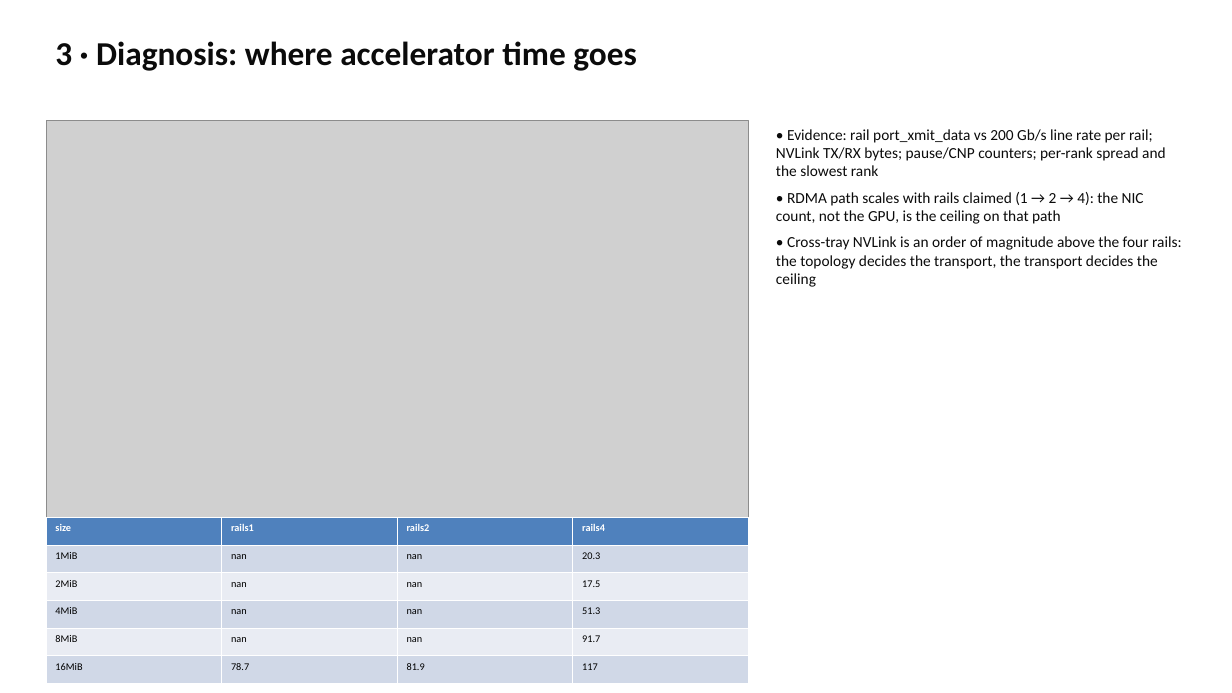
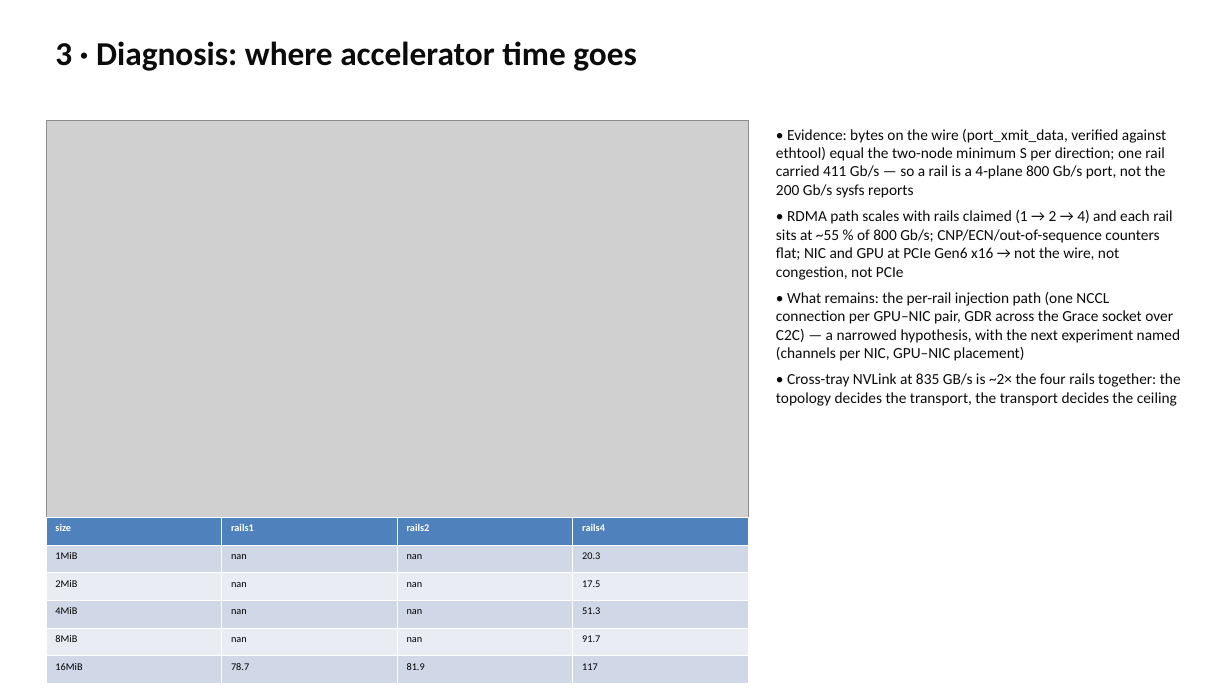
Before and after one commit to drkennetz/nccl_to_training_walkthrough, a slide deck: slide 6 of slides/compass.pptx. Drawn at 1232x693 pixels with LibreOffice and Linux fonts; fonts in the diff are those of the drawing; grey boxes stand for pictures. Boxes give left, top, right and bottom in pixels: in the first picture for what was removed or moved away, otherwise in the second. Text is boxed around its words. In the diff, an @@ line names an element or a change of style, - is before the commit and + after.

```diff
--- a/slides/compass.pptx
+++ b/slides/compass.pptx
@@ text at (776,129,1181,406): text changed @@
-• Evidence: rail port_xmit_data vs 200 Gb/s line rate per rail; NVLink TX/RX bytes; pause/CNP counters; per-rank spread and the slowest rank
-• RDMA path scales with rails claimed (1 → 2 → 4): the NIC count, not the GPU, is the ceiling on that path
-• Cross-tray NVLink is an order of magnitude above the four rails: the topology decides the transport, the transport decides the ceiling
+• Evidence: bytes on the wire (port_xmit_data, verified against ethtool) equal the two-node minimum S per direction; one rail carried 411 Gb/s — so a rail is a 4-plane 800 Gb/s port, not the 200 Gb/s sysfs reports
+• RDMA path scales with rails claimed (1 → 2 → 4) and each rail sits at ~55 % of 800 Gb/s; CNP/ECN/out-of-sequence counters flat; NIC and GPU at PCIe Gen6 x16 → not the wire, not congestion, not PCIe
+• What remains: the per-rail injection path (one NCCL connection per GPU–NIC pair, GDR across the Grace socket over C2C) — a narrowed hypothesis, with the next experiment named (channels per NIC, GPU–NIC placement)
+• Cross-tray NVLink at 835 GB/s is ~2× the four rails together: the topology decides the transport, the transport decides the ceiling
```
Also in this commit, not shown: 2 other slides changed, 6 other files.
